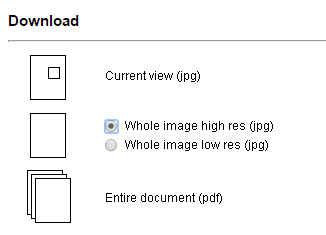
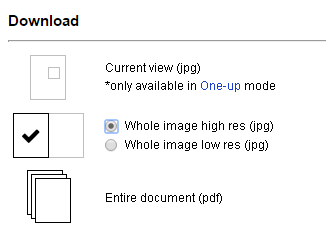
Before/after of a 326 x 235 layered artwork. What changed in the layer stack:
hid group "page one-up" (7 layers) over [22, 113, 84, 158]
showed group "page two-up" (7 layers) over [13, 113, 84, 158]
hid group "crop one-up" (4 layers) over [30, 55, 200, 100]
showed group "crop two-up" (4 layers) over [30, 55, 275, 100]
